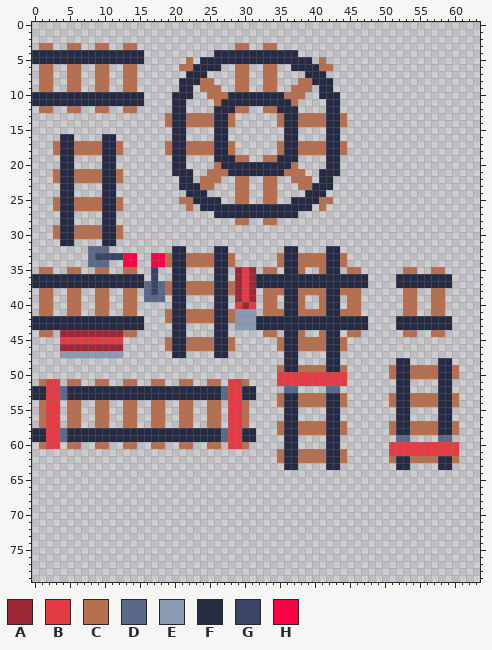
Pixel-art file: Tilemap/RailAtlas.aseprite. Above: the version before the commit.
64x80 pixels, 1 frame.
Palette (. is transparent): A #9e2835  B #e43b44  C #b86f50  D #5a6988  E #8b9bb4  F #262b44  G #3a4466  H #ff0044
Pixels before (only the part around the change), first column x 0:
57 .CBB.CC..CC..CC..CC..CC..CC.BBC....CFFCCCCFFC......CFFCCCCFFC...
58 FFBBDFFFFFFFFFFFFFFFFFFFFFFDBBFF...CFFCCCCFFC......CFFCCCCFFC...
59 FFBBDFFFFFFFFFFFFFFFFFFFFFFDBBFF....FF....FF........DD....DD....
60 .CBB.CC..CC..CC..CC..CC..CC.BBC.....FF....FF.......BBBBBBBBBB...
61 ...................................CFFCCCCFFC......BBBBBBBBBB...
62 ...................................CFFCCCCFFC......CFFCCCCFFC...
63 ....................................FF....FF........FF....FF....
64 ................................................................
65 ................................................................
66 ................................................................
67 ................................................................
68 ................................................................
69 ................................................................
70 ................................................................
71 ................................................................
72 ................................................................
73 ................................................................
74 ................................................................
75 ................................................................
76 ................................................................
77 ................................................................
78 ................................................................
79 ................................................................
After the commit:
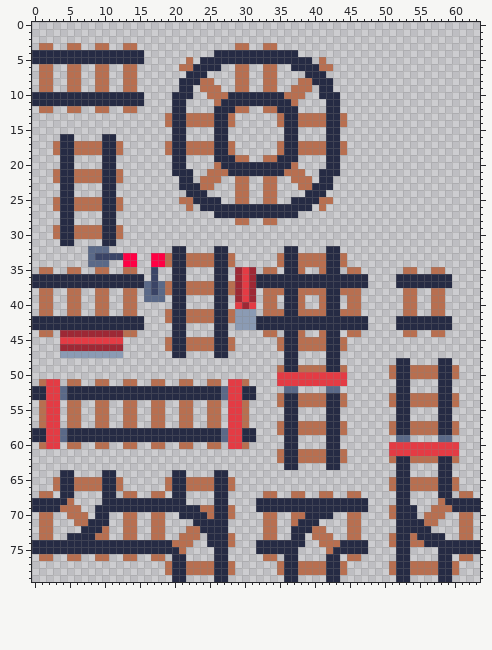
What changed:
Changed rows in their new state; - is an unchanged pixel.
first column x 0:
64 ----FF----FF--------FF----FF------------------------FF----FF----
65 ---CFFCCCCFFC------CFFCCCCFFC----------------------CFFCCCCFFC---
66 ---CFFCCCCFFC------CFFCCCCFFC----------------------CFFCCCCFFC---
67 -CC-FF----FF-CC--CC-FF----FF-----CC--CC--CC--CC-----FF----FF-CC-
68 FFFFFC----FFFFFFFFFFFF----FF----FFFFFFFFFFFFFFFF----FF----CFFFFF
69 FFFFCCC--FFFFFFFFFFFFFFFCCFFC---FFFFFFFFFFFFFFFF---CFFF--CCCFFFF
70 -CC--CCC-FF--CC--CC--FFFFCFFC----CC--CCFFFF--CC----CFFF-CCC--CC-
71 -CC---CCFFF--CC--CC----FFFFF-----CC--CFFF----CC-----FFFFCC---CC-
72 -CC----FFFC--CC--CC---CCFFFF-----CC--FFFCC---CC-----FFFFF----CC-
73 -CC--FFFFCC--CC--CC--CCC-FFFC----CC--FF-CCC--CC----CFFCFFFF--CC-
74 FFFFFFFFFFFFFFFFFFFFCCC--FFFC---FFFFFFF--CCCFFFF---CFFCCFFFFFFFF
75 FFFFFFFFFFFFFFFFFFFFFC----FF----FFFFFF----CFFFFF----FF----FFFFFF
76 -CC--CC--CC--CC--CC-FF----FF-----CC-FF----FF-CC-----FF----FF-CC-
77 -------------------CFFCCCCFFC------CFFCCCCFFC------CFFCCCCFFC---
78 -------------------CFFCCCCFFC------CFFCCCCFFC------CFFCCCCFFC---
79 --------------------FF----FF--------FF----FF--------FF----FF----
